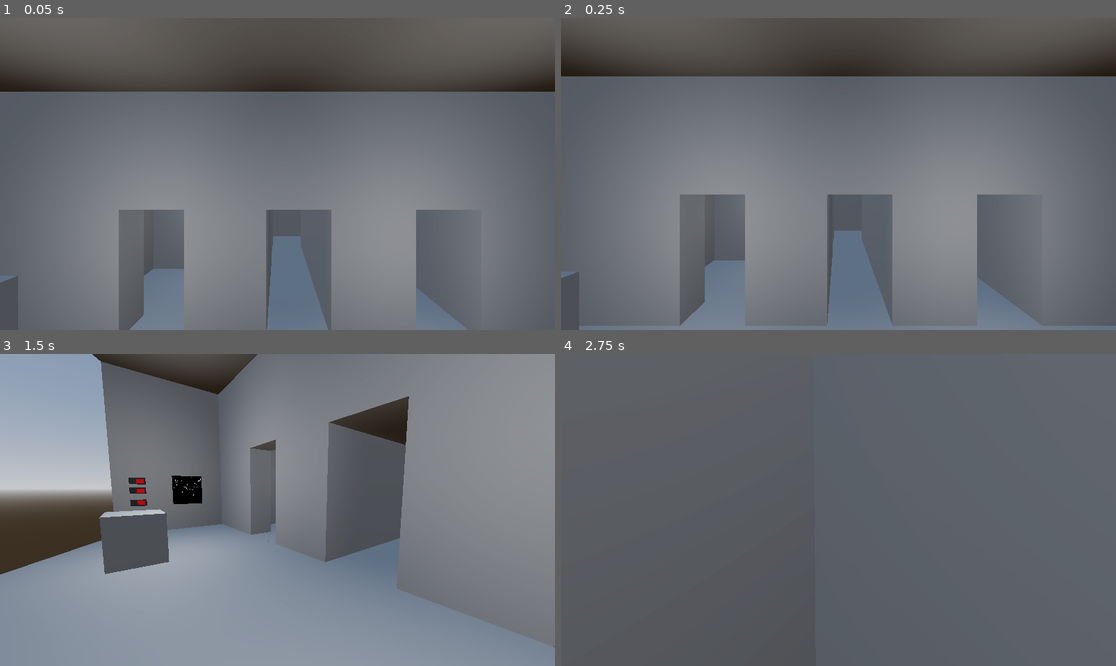
Above: before the commit, frames 1-4 (two rows, left to right).
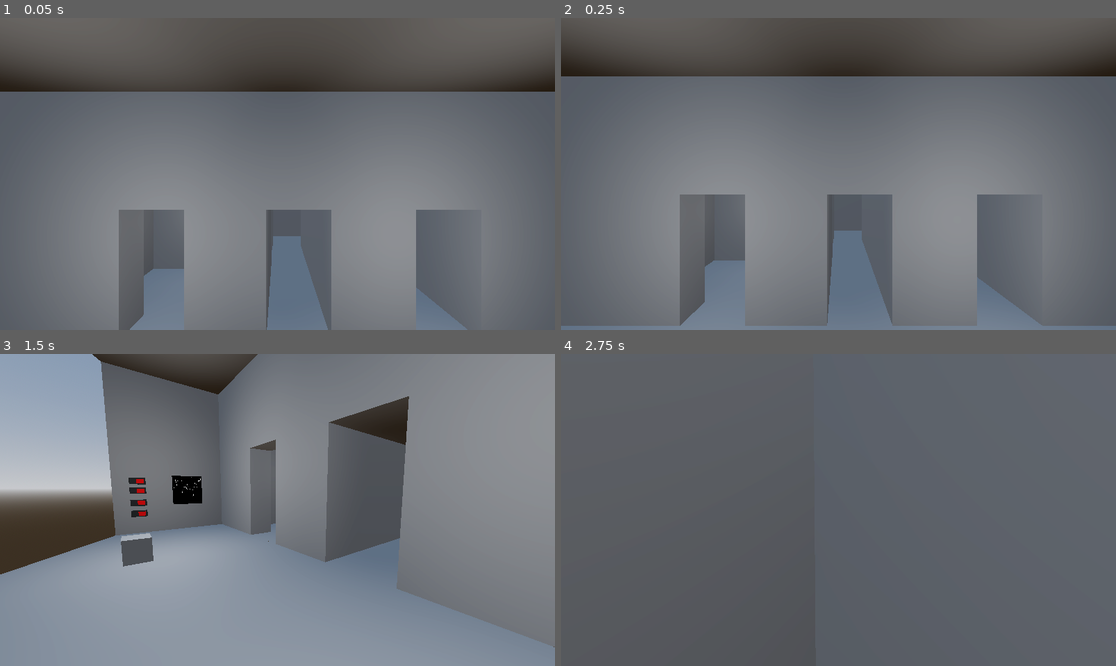
Above: after the commit, the same moments.

Repository: vanjac/short-fuse
Game: Godot game, scene res://Scenes/MainScene.tscn
The game is run twice, just before and just after one commit, with the same random seed, the same clock (stepped at 60 frames per second) and the same inputs.
Inputs (mouse positions are in pixels of both pictures, inside the frame that each line leads up to):
- Up to frame 1 (0.05 s): no input
- Up to frame 2 (0.25 s): no input
- Up to frame 3 (1.5 s): move the mouse to (399, 494) at 0.52 s; press the mouse at (399, 494) at 0.53 s; hold D (right) 0.53-1.28 s; move the mouse to (249, 510) at 1.27 s; release the mouse at (249, 510) at 1.28 s; hold W (forward) from 1.28 s (still down); tap Ctrl (sprint) at 1.35 s
- Up to frame 4 (2.75 s): keep holding W (forward); click (810, 510) at 1.55 s; move the mouse to (849, 503) at 2.02 s; press the mouse at (849, 503) at 2.03 s

The runs differ from the first frame. In frame 1, less than 0.1% of the frame differs, in the area x 0-4%, y 82-85%; in frame 2, less than 0.1%; in frame 3, 1.4%, in the area x 17-31%, y 49-71%; in frame 4, nothing differs.

Commit message:
Changed Usable to Interactable and added Items

Diff:
--- a/Scenes/CompanionCube.tscn
+++ b/Scenes/CompanionCube.tscn
@@ -1,24 +1,19 @@
-[gd_scene load_steps=5 format=3 uid="uid://dqioq10404hgp"]
+[gd_scene load_steps=4 format=3 uid="uid://by3wspc7gopxu"]
 
-[ext_resource type="Script" path="res://Scripts/CompanionCube.gd" id="1_6sitt"]
-[ext_resource type="Script" path="res://Scripts/Grabbable.gd" id="2_3doa1"]
+[ext_resource type="Script" path="res://Scripts/Item.gd" id="2_s7wky"]
 
 [sub_resource type="BoxShape3D" id="BoxShape3D_xx6we"]
 
 [sub_resource type="BoxMesh" id="BoxMesh_0blec"]
 
-[node name="CompanionCube" type="Node3D"]
-script = ExtResource("1_6sitt")
+[node name="CompanionCube" type="RigidBody3D"]
+collision_layer = 2
+script = ExtResource("2_s7wky")
 
-[node name="RigidBody3D" type="RigidBody3D" parent="."]
-collision_layer = 2
-script = ExtResource("2_3doa1")
-
-[node name="CollisionShape3D" type="CollisionShape3D" parent="RigidBody3D"]
+[node name="CollisionShape3D" type="CollisionShape3D" parent="."]
+transform = Transform3D(0.5, 0, 0, 0, 0.5, 0, 0, 0, 0.5, 0, 0, 0)
 shape = SubResource("BoxShape3D_xx6we")
 
-[node name="MeshInstance3D" type="MeshInstance3D" parent="RigidBody3D"]
+[node name="MeshInstance3D" type="MeshInstance3D" parent="CollisionShape3D"]
 mesh = SubResource("BoxMesh_0blec")
 skeleton = NodePath("../..")
-
-[connection signal="grabbed" from="RigidBody3D" to="." method="_on_rigid_body_3d_grabbed"]
--- a/Scenes/Player.tscn
+++ b/Scenes/Player.tscn
@@ -9,7 +9,7 @@
 
 [node name="CharacterBody3D" type="CharacterBody3D"]
 transform = Transform3D(1, 0, 0, 0, 1, 0, 0, 0, 1, 0, 1, 0)
-collision_layer = 4
+collision_layer = 8
 script = ExtResource("1_dvqpf")
 sensitivity = 0.003
 sprint_multiplier = 2.0
@@ -27,4 +27,4 @@
 
 [node name="RayCast3D" type="RayCast3D" parent="Neck/Camera3D"]
 target_position = Vector3(0, 0, -2.5)
-collision_mask = 3
+collision_mask = 6
--- a/Scenes/Switch.tscn
+++ b/Scenes/Switch.tscn
@@ -1,7 +1,7 @@
-[gd_scene load_steps=11 format=3 uid="uid://cmauvn00jkt7e"]
+[gd_scene load_steps=11 format=3 uid="uid://cx6k0mgaxu0a0"]
 
 [ext_resource type="Script" path="res://Scripts/Switch.gd" id="1_wspr6"]
-[ext_resource type="Script" path="res://Scripts/Usable.gd" id="2_4v2ad"]
+[ext_resource type="Script" path="res://Scripts/Interactable.gd" id="2_lmftg"]
 
 [sub_resource type="BoxShape3D" id="BoxShape3D_6uj1f"]
 size = Vector3(0.452, 0.21, 0.05)
@@ -65,7 +65,8 @@
 script = ExtResource("1_wspr6")
 
 [node name="StaticBody3D" type="StaticBody3D" parent="."]
-script = ExtResource("2_4v2ad")
+collision_layer = 4
+script = ExtResource("2_lmftg")
 
 [node name="CollisionShape3D" type="CollisionShape3D" parent="StaticBody3D"]
 shape = SubResource("BoxShape3D_6uj1f")
@@ -89,4 +90,4 @@
 "": SubResource("AnimationLibrary_5wk5d")
 }
 
-[connection signal="used" from="StaticBody3D" to="." method="_on_static_body_3d_used"]
+[connection signal="interacted" from="StaticBody3D" to="." method="_on_static_body_3d_interacted"]
--- a/Scripts/CompanionCube.gd
+++ b/Scripts/CompanionCube.gd
@@ -11,5 +11,5 @@
 	pass
 
 
-func _on_rigid_body_3d_grabbed():
-	print("clicked")
+func _on_rigid_body_3d_used():
+	print("used")
--- a/Scripts/Grabbable.gd
+++ /dev/null
@@ -1,6 +0,0 @@
-extends Node
-
-signal grabbed
-
-func _grab():
-	grabbed.emit()
--- /dev/null
+++ b/Scripts/Interactable.gd
@@ -0,0 +1,6 @@
+extends Node
+
+signal interacted
+
+func _interact():
+	interacted.emit()
--- /dev/null
+++ b/Scripts/Item.gd
@@ -0,0 +1,14 @@
+extends RigidBody3D
+
+signal used
+
+func _pick_up():
+	print("picked up")
+	gravity_scale = 0
+
+func _put_down():
+	print("put down")
+	gravity_scale = 1
+
+func _use():
+	used.emit()
--- a/Scripts/Player.gd
+++ b/Scripts/Player.gd
@@ -6,7 +6,7 @@
 @export var sensitivity = 0.01
 @export var sprint_multiplier = 1.5
 var sprinting = false
-var grabbed_object = null
+var held_object = null
 
 # Get the gravity from the project settings to be synced with RigidBody nodes.
 var gravity = ProjectSettings.get_setting("physics/3d/default_gravity")
@@ -24,26 +24,31 @@
 	elif event.is_action_pressed("sprint"):
 		sprinting = true
 	elif event.is_action_pressed("use"):
-		if grabbed_object != null: # if we are holding an object and click, set it down
-			grabbed_object = null
+		if held_object != null:
+			if camera.rotation.x <= deg_to_rad(-70):
+				# if we are holding an object and are looking at the ground, put it down
+				held_object._put_down()
+				held_object = null
+			else:
+				held_object._use();
 		else:
 			ray.force_raycast_update()
 			if ray.is_colliding():
 				var collider = ray.get_collider()
-				if collider.has_method("_use"):
-					collider._use()
-				elif collider.has_method("_grab"):
-					grabbed_object = collider
+				if collider.has_method("_interact"):
+					collider._interact()
+				elif collider.has_method("_pick_up"):
+					collider._pick_up()
+					held_object = collider
 
-	if grabbed_object != null:
-		print("holding")
-
+	if held_object != null:
+		held_object.position = neck.global_position
 
 	if Input.get_mouse_mode() == Input.MOUSE_MODE_CAPTURED:
 		if event is InputEventMouseMotion:
 			neck.rotate_y(-event.relative.x * sensitivity)
 			camera.rotate_x(-event.relative.y * sensitivity)
-			camera.rotation.x = clamp(camera.rotation.x, deg_to_rad(-80), deg_to_rad(80))
+			camera.rotation.x = clamp(camera.rotation.x, deg_to_rad(-90), deg_to_rad(90))
 
 func _physics_process(delta):
 	# Add the gravity.
--- a/Scripts/Switch.gd
+++ b/Scripts/Switch.gd
@@ -5,7 +5,7 @@
 
 var on = false
 
-func _on_static_body_3d_used():
+func _on_static_body_3d_interacted():
 	on = not on
 	if on:
 		switch_on.emit()
--- a/Scripts/Usable.gd
+++ /dev/null
@@ -1,6 +0,0 @@
-extends Node
-
-signal used
-
-func _use():
-	used.emit()
--- a/project.godot
+++ b/project.godot
@@ -49,6 +49,13 @@
 ]
 }
 
+[layer_names]
+
+3d_physics/layer_1="Ground"
+3d_physics/layer_2="Item"
+3d_physics/layer_3="Interactable"
+3d_physics/layer_4="Player"
+
 [rendering]
 
 environment/defaults/default_clear_color=Color(0, 0, 0, 1)
Not shown: 1 places in Scenes/MainScene.tscn that only renumber resources
